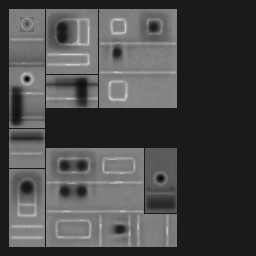
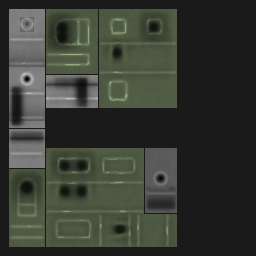
Revision of a layered 256px x 256px image; what changed, layer by layer:
showed "Layer 3", painted on it over [9, 9, 177, 247]
